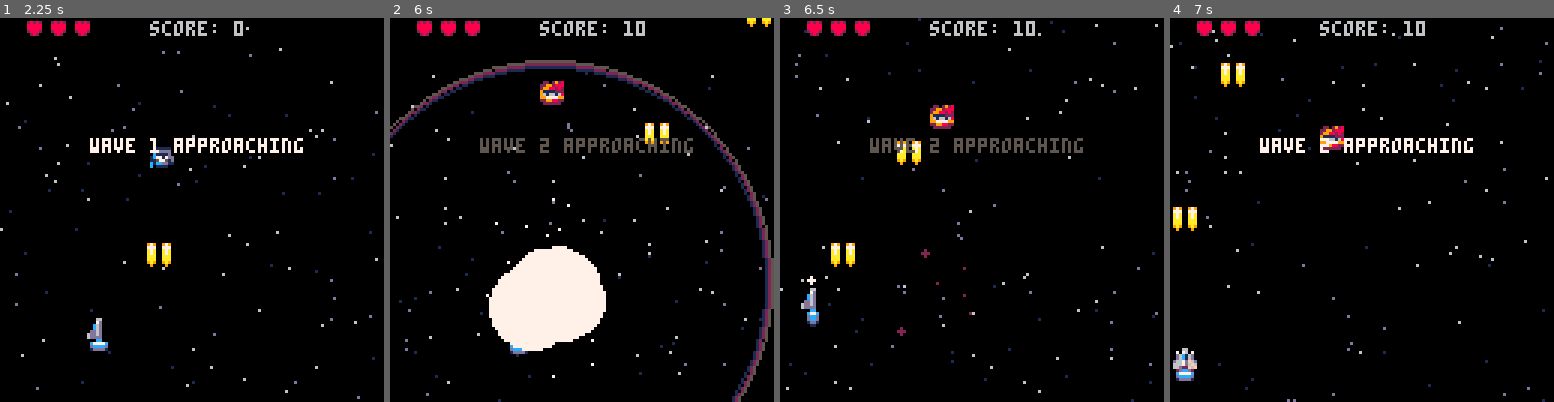
Above: before the commit, frames 1-4 (left to right).
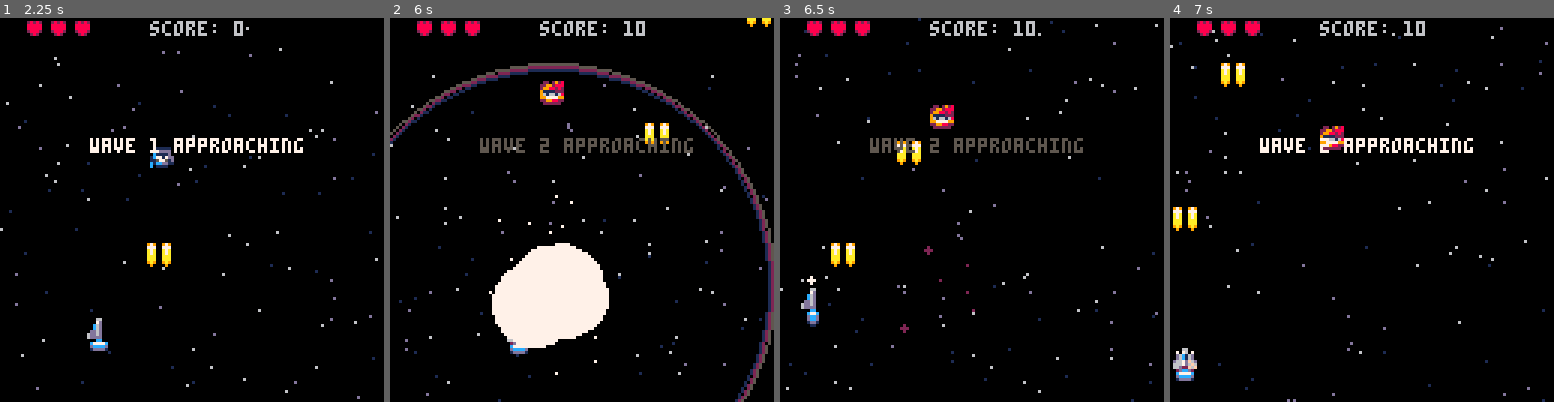
Above: after the commit, the same moments.

Repository: jimmac/pico-shed
Game: PICO-8 cartridge shmup.p8
Same seed, same stepped clock (60 frames per second), same inputs: the game is played once before the commit and once after it.
Inputs:
- Up to frame 1 (2.25 s): tap O (Z key) at 0.33, 0.7, 1.43, 2.22 s; tap X (X key) at 1.07, 2.07 s; hold Left from 1.97 s (still down)
- Up to frame 2 (6 s): release Left at 2.37 s; tap X (X key) every 0.33 s from 2.4 to 5.73 s; hold Down 2.42-2.82 s; hold Right 2.87-3.53 s; tap O (Z key) every 0.88 s from 3.1 to 5.75 s; hold Up 3.58-4.08 s; hold Right 4.13-4.53 s; hold Down 4.58-5.08 s; hold Left 5.13-5.8 s; hold Up from 5.85 s (still down)
- Up to frame 3 (6.5 s): tap X (X key) at 6.07, 6.4 s; release Up at 6.18 s; hold Left from 6.23 s (still down)
- Up to frame 4 (7 s): release Left at 6.63 s; tap O (Z key) at 6.63 s; hold Down from 6.68 s (still down); tap X (X key) at 6.73 s

Frame 1 is identical in both runs. In frame 2, 4.7% of the frame differs, in the area x 0-100%, y 10-100%; in frame 3, 0.1%; in frame 4, nothing differs.

Commit message:
shockwaves and particles centered
- calculate sprite center for shockwave and particle emission

Diff:
--- a/shmup.p8
+++ b/shmup.p8
@@ -202,8 +202,8 @@
  --create particle
 	for i=1,50 do
 		local myp={}
-		myp.x=x+3
-		myp.y=y+5
+		myp.x=x
+		myp.y=y
 		myp.age=rnd(2)
 		myp.size=1+rnd(2)
 		myp.kind=kind
@@ -226,8 +226,8 @@
 --create spark (when enemy hit)
 for i=1,2 do
 	local myp={}
-	myp.x=x+3
-	myp.y=y+5
+	myp.x=x
+	myp.y=y
 	myp.age=10+rnd(2)
 	myp.maxage=rnd(10)
 	myp.size=1+rnd(2)
@@ -245,8 +245,8 @@
 	--set up shockwave
 	local mysw={}
 
-	mysw.x=x+3
-	mysw.y=y+3
+	mysw.x=x
+	mysw.y=y
 	mysw.s=5
 	mysw.r=0
 	if maxage==nil then
@@ -346,13 +346,17 @@
 	if pl.inv<=0 then
 		for myen in all(en) do
 			if col(myen,pl) then
+			 local encx=myen.x+myen.sprw*4
+			 local ency=myen.y+myen.sprh*4
+			 local plcx=pl.x+pl.sprw*4
+			 local plcy=pl.y+pl.sprh*4
 				pl.lv-=1
 				pl.inv=90
 				sfx(1)
 				del(en,myen)
-				setoff_explosion(myen.x-rnd(10),myen.y-rnd(10))
-				setoff_explosion(pl.x+rnd(10),pl.y+rnd(10),"player")
-				setoff_sw(pl.x,pl.y)
+				setoff_explosion(encx-rnd(10),ency-rnd(10))
+				setoff_explosion(plcx+rnd(10),plcy+rnd(10),"player")
+				setoff_sw(plcx,plcy)
 			end
 		end
 	end
@@ -389,23 +393,25 @@
 
 	--collision bullets vs enemies
 	for bullet in all(bl) do
-		for enemy in all(en) do
-			if col(bullet,enemy) then
+		for myen in all(en) do
+			if col(bullet,myen) then
 				del(bl,bullet)
-				enemy.hp-=1
+				myen.hp-=1
 				sfx(3)
-				enemy.flash=3
+				myen.flash=3
 				--every hit triggers sw
-				setoff_sw(enemy.x,enemy.y,2)
+				local encx=myen.x+myen.sprw*4
+			 local ency=myen.y+myen.sprh*4
+				setoff_sw(encx,ency,2)
 				--and sparks
-				setoff_sparks(enemy.x,enemy.y)
-				if enemy.hp<=0 then
+				setoff_sparks(encx,ency)
+				if myen.hp<=0 then
 					sfx(2)
 					score+=10
-					del(en,enemy)
+					del(en,myen)
 					--explode where it was
-					setoff_explosion(enemy.x,enemy.y)
-					setoff_sw(enemy.x,enemy.y)
+					setoff_explosion(encx,ency)
+					setoff_sw(encx,ency)
 				end
 			end
 		end
@@ -449,7 +455,6 @@
 end
 
 function update_youwin()
-	printh(btnrelease)
  if btn(❎)==false and btn(🅾️)==false then
  	btnrelease=true
  end
